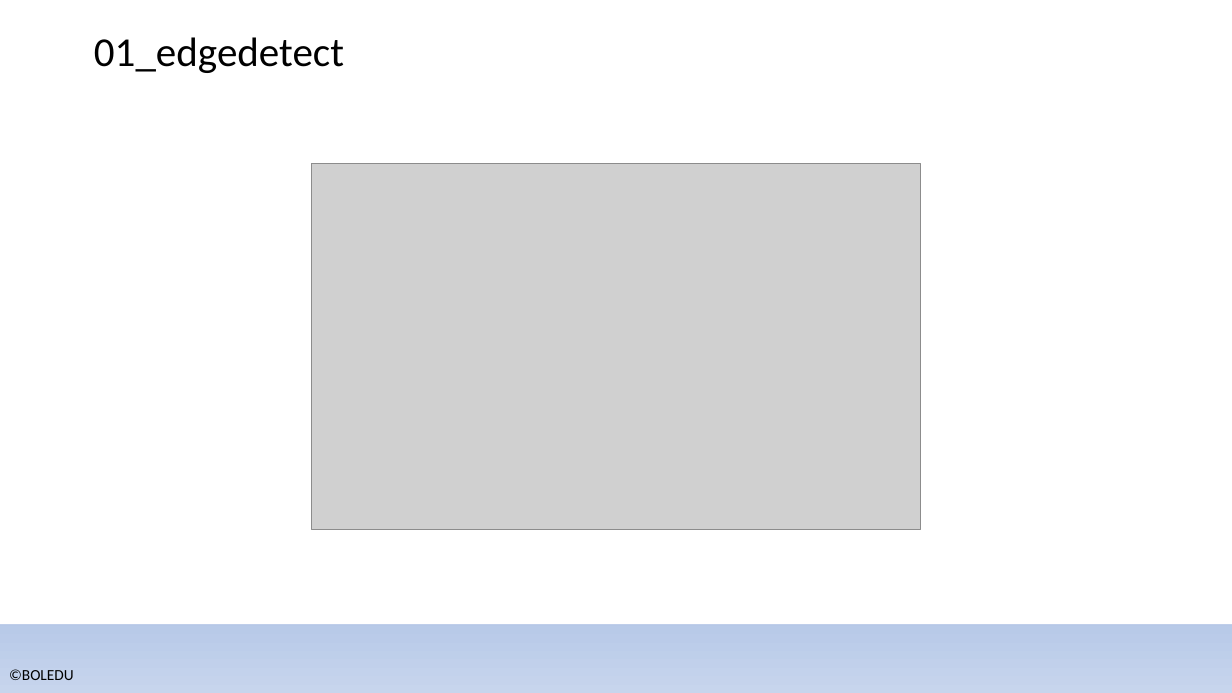
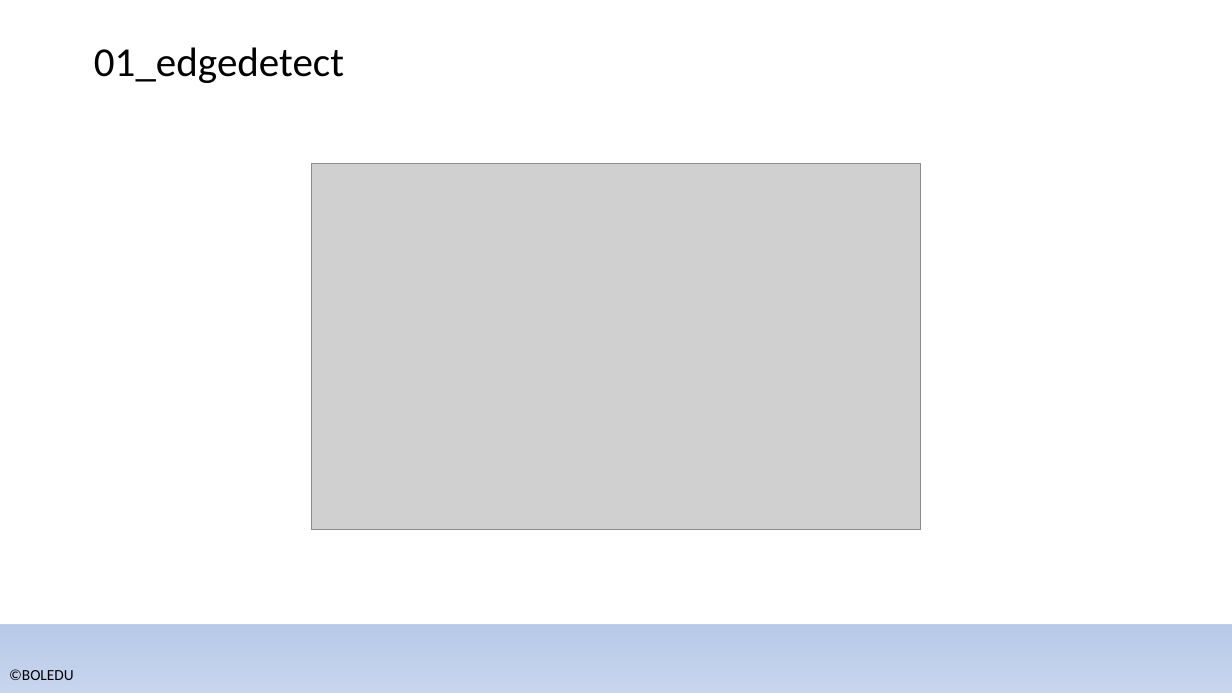
Before and after one commit to bol-edu/caravel-soc_fpga-lab, a slide deck: slide 6 of catapult_hls/lab_catapult_workbook.pptx. Drawn at 1232x693 pixels with LibreOffice and Linux fonts; fonts in the diff are those of the drawing; grey boxes stand for pictures; background and template pictures are left out. Boxes give left, top, right and bottom in pixels: in the first picture for what was removed or moved away, otherwise in the second. Text is boxed around its words. In the diff, an @@ line names an element or a change of style, - is before the commit and + after.

```diff
--- a/catapult_hls/lab_catapult_workbook.pptx
+++ b/catapult_hls/lab_catapult_workbook.pptx
@@ title "01_edgedetect": place and size @@
-title "01_edgedetect" at (94,37,344,73)
+title "01_edgedetect" at (94,47,344,83)
```
Also in this commit, not shown: 5 other slides changed, 1 slide added, 1 other file.
